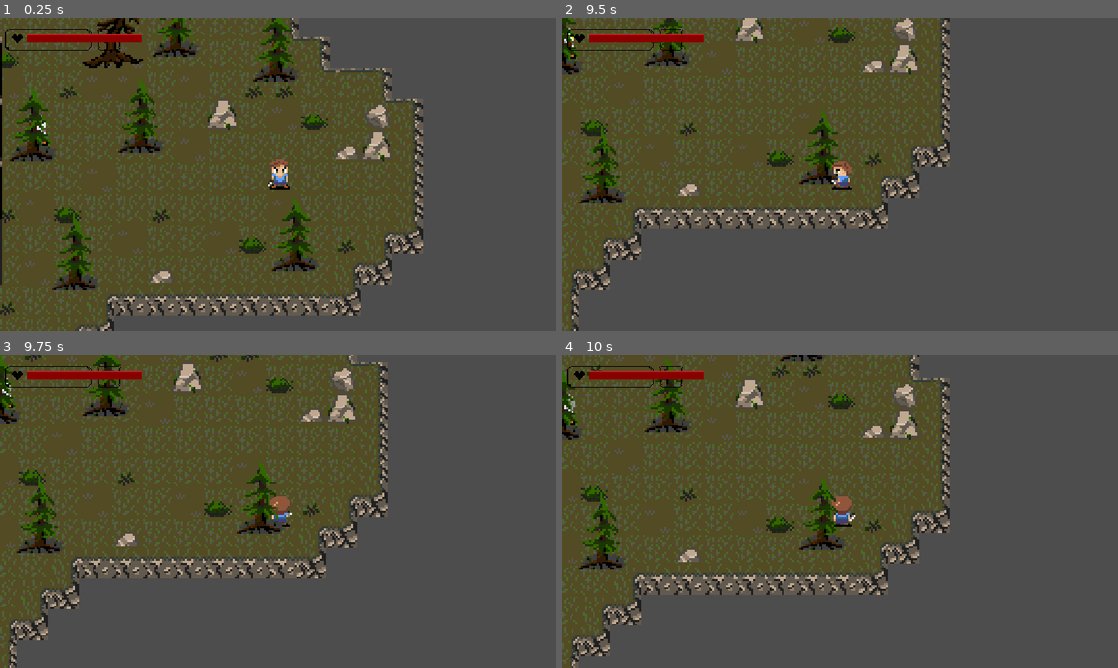
Above: before the commit, frames 1-4 (two rows, left to right).
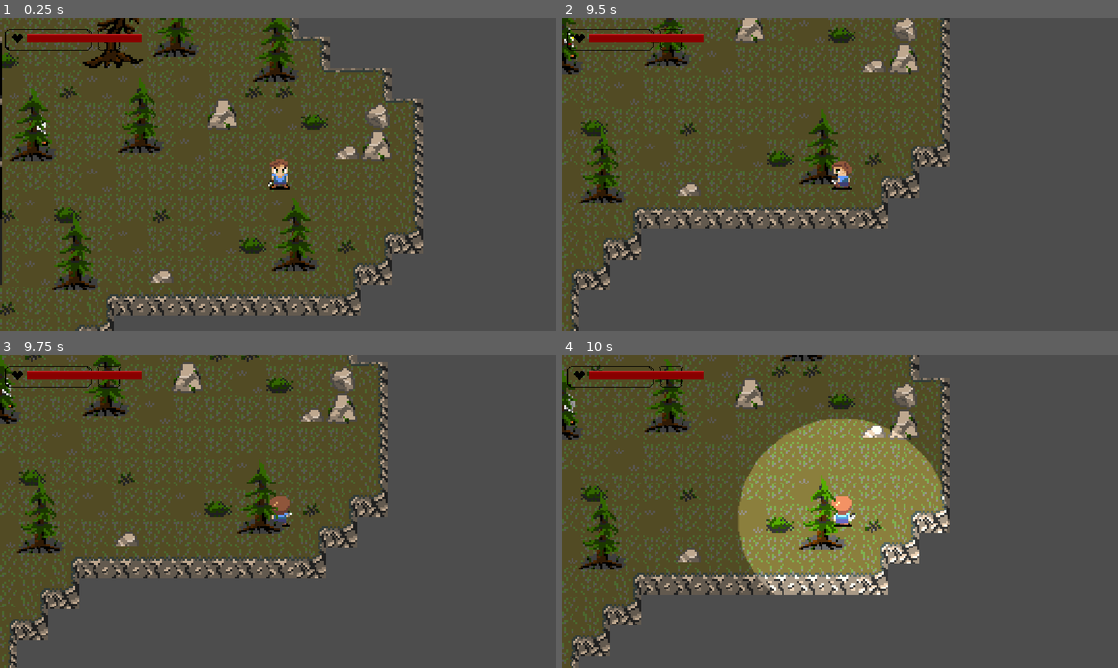
Above: after the commit, the same moments.

Repository: styew/Alpha
Game: Godot game, scene res://scenes/game.tscn
Same seed, same stepped clock (60 frames per second), same inputs: the game is played once before the commit and once after it.
Inputs:
- Up to frame 1 (0.25 s): no input
- Up to frame 2 (9.5 s): tap Enter at 0.5 s; hold Right (ui_right) 0.53-1.28 s; tap F (attack) every 1.5 s from 0.6 to 8.1 s; hold Down (ui_down) 1.28-2.03 s; tap E (interact) every 1.5 s from 1.35 to 8.85 s; hold Right (ui_right) 2.03-2.78 s; hold Up (ui_up) 2.78-3.53 s; hold Left (ui_left) 3.53-5.03 s; hold Down (ui_down) 5.03-5.78 s; hold Right (ui_right) 5.78-6.53 s; hold Up (ui_up) 6.53-7.28 s; hold Right (ui_right) 7.28-8.03 s; hold Down (ui_down) 8.03-8.78 s; hold Left (ui_left) from 8.78 s (still down)
- Up to frame 3 (9.75 s): release Left (ui_left) at 9.53 s; hold Up (ui_up) from 9.53 s (still down); tap F (attack) at 9.6 s
- Up to frame 4 (10 s): keep holding Up (ui_up)

Frames 1-3 are identical in both runs. In frame 4, 16% of the frame differs, in the area x 31-70%, y 20-77%.

Commit message:
add ViewPointLight for player and  House System

Diff:
--- a/scenes/house_01.tscn
+++ b/scenes/house_01.tscn
@@ -4,6 +4,7 @@
 [ext_resource type="Script" uid="uid://d2bttvkvek4im" path="res://scripts/house_01.gd" id="1_yemhc"]
 [ext_resource type="Texture2D" uid="uid://b6tvx85awk4x" path="res://assets/house_ext.png" id="2_4dxfy"]
 [ext_resource type="PackedScene" uid="uid://dnh7y22i3k8cg" path="res://scenes/door.tscn" id="3_4dxfy"]
+[ext_resource type="Texture2D" uid="uid://dm07w2452r1qh" path="res://assets/HouseLightTexture.png" id="5_bcm2c"]
 
 [sub_resource type="TileSetAtlasSource" id="TileSetAtlasSource_yemhc"]
 texture = ExtResource("1_u7ecm")
@@ -387,5 +388,12 @@
 position = Vector2(32.5, 23)
 shape = SubResource("RectangleShape2D_83dcw")
 
+[node name="HouseLight" type="Node2D" parent="." unique_id=972973252]
+
+[node name="PointLight2D" type="PointLight2D" parent="HouseLight" unique_id=2135426522]
+position = Vector2(31.5, 15.5)
+scale = Vector2(9.8125, 7.9375)
+texture = ExtResource("5_bcm2c")
+
 [connection signal="body_entered" from="InteriorArea" to="." method="_on_interior_area_body_entered"]
 [connection signal="body_exited" from="InteriorArea" to="." method="_on_interior_area_body_exited"]
--- a/scenes/lighting_manager.gd
+++ b/scenes/lighting_manager.gd
@@ -3,6 +3,7 @@
 
 @onready var canvas_modulate = $"../CanvasModulate"
 @onready var day_night_manager = $"../DayNightManager"
+@onready var player_light = $"../Characters/Player/playerLight/PointLight2D"
 
 
 var day_color := Color.WHITE
@@ -14,6 +15,8 @@
 var transition_duration := 5.0
 var transition_time := 0.0
 
+var player_inside := false
+
 
 func _ready():
 
@@ -23,6 +26,8 @@
 	target_color = day_color
 
 	canvas_modulate.color = current_color
+
+	player_light.enabled = false
 
 
 func _process(delta):
@@ -42,11 +47,34 @@
 			current_color = target_color
 
 
+func is_night() -> bool:
+
+	return not day_night_manager.is_day
+
+
+func set_player_inside(value: bool):
+
+	player_inside = value
+
+	if player_inside:
+
+		# Dentro da casa não precisamos da luz do jogador
+		player_light.enabled = false
+
+	else:
+
+		# Fora da casa, a luz só funciona durante a noite
+		player_light.enabled = is_night()
+
+
 func _on_phase_changed():
 
 	if day_night_manager.is_day:
+
 		set_day()
+
 	else:
+
 		set_night()
 
 
@@ -55,8 +83,16 @@
 	target_color = day_color
 	transition_time = 0.0
 
+	# Durante o dia a luz do jogador fica desligada
+	player_light.enabled = false
+
 
 func set_night():
 
 	target_color = night_color
 	transition_time = 0.0
+
+	# Durante a noite:
+	# fora da casa = ligada
+	# dentro da casa = desligada
+	player_light.enabled = not player_inside
--- a/scenes/player.tscn
+++ b/scenes/player.tscn
@@ -4,6 +4,7 @@
 [ext_resource type="Script" uid="uid://1jxhuuoy0u7s" path="res://scripts/player.gd" id="1_g2els"]
 [ext_resource type="Texture2D" uid="uid://dtjwfcrc67bsi" path="res://assets/attack.png" id="3_dqkch"]
 [ext_resource type="PackedScene" uid="uid://dljfpvnkextvg" path="res://scenes/knife.tscn" id="3_qhqgy"]
+[ext_resource type="Texture2D" uid="uid://r4okf8fhri0t" path="res://assets/LightViewTexture.png" id="5_qlg0r"]
 
 [sub_resource type="AtlasTexture" id="AtlasTexture_y4r1p"]
 atlas = ExtResource("1_3vyb7")
@@ -320,3 +321,11 @@
 [node name="WeaponHolder" type="Node2D" parent="." unique_id=1453424814]
 
 [node name="Knife" parent="WeaponHolder" unique_id=2130549232 instance=ExtResource("3_qhqgy")]
+
+[node name="playerLight" type="Node2D" parent="." unique_id=1518675333]
+
+[node name="PointLight2D" type="PointLight2D" parent="playerLight" unique_id=726268715]
+position = Vector2(4.999994, -4.999995)
+scale = Vector2(0.54296875, 0.53515625)
+energy = 0.7
+texture = ExtResource("5_qlg0r")
--- a/scripts/house.gd
+++ b/scripts/house.gd
@@ -4,7 +4,6 @@
 @onready var wall_collision_e = $wallfrontCollisionE
 @onready var wall_collision_i = $wallfrontCollisionI
 @onready var door = $door
-
 
 func _on_area_2d_body_entered(body: Node2D) -> void:
 	print("Entrou:", body.name)
--- a/scripts/house_01.gd
+++ b/scripts/house_01.gd
@@ -3,6 +3,17 @@
 
 @onready var roof = $roof
 @onready var front_wall = $walls_front
+@onready var house_light = $HouseLight/PointLight2D
+
+@onready var lighting_manager = $"../LightingManager"
+@onready var day_night_manager = $"../DayNightManager"
+
+
+func _ready() -> void:
+
+	house_light.enabled = false
+
+	day_night_manager.phase_changed.connect(_on_phase_changed)
 
 
 func enter_house():
@@ -13,18 +24,41 @@
 	color.a = 0.3
 	front_wall.modulate = color
 
+	lighting_manager.set_player_inside(true)
+
+	_update_house_light()
+
 
 func exit_house():
 
 	roof.visible = true
 
 	var color = front_wall.modulate
-	color.a = 1
+	color.a = 1.0
 	front_wall.modulate = color
+
+	house_light.enabled = false
+
+	lighting_manager.set_player_inside(false)
+
+
+func _update_house_light():
+
+	if lighting_manager.is_night() and lighting_manager.player_inside:
+		house_light.enabled = true
+	else:
+		house_light.enabled = false
+
+
+func _on_phase_changed():
+
+	_update_house_light()
 
 
 func _on_interior_area_body_entered(body: Node2D) -> void:
+
 	print("entrou na casa:", body.name)
+
 	if body.is_in_group("player"):
 		enter_house()
 
Binary file added: assets/HouseLightTexture.png
Not shown, added: assets/HouseLightTexture.png.import
Binary file added: assets/LightViewTexture.png
Not shown, added: assets/LightViewTexture.png.import
